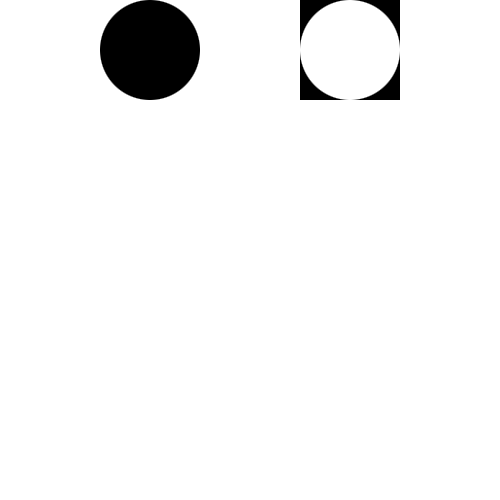
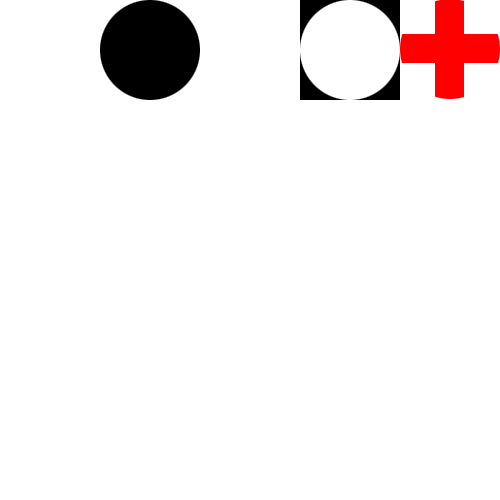
Revision of a layered 500 × 500 image; what changed, layer by layer:
added layer "图层 3 拷贝" above "1 拷贝" over [400, 0, 500, 99]
